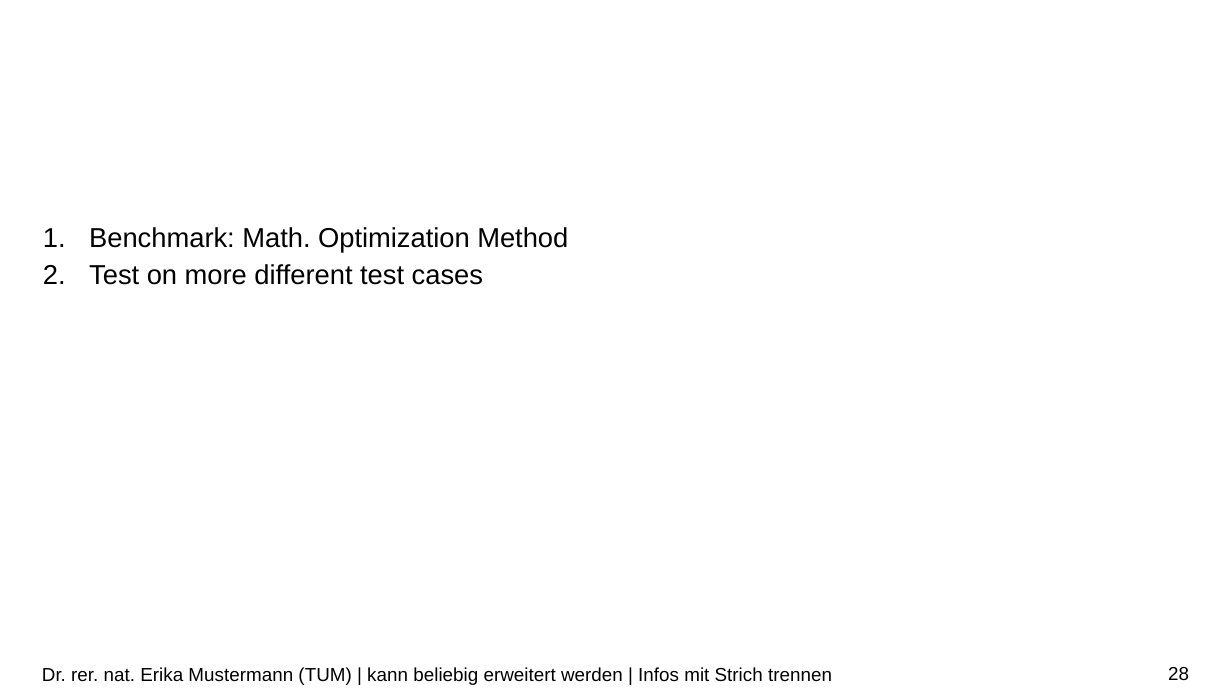
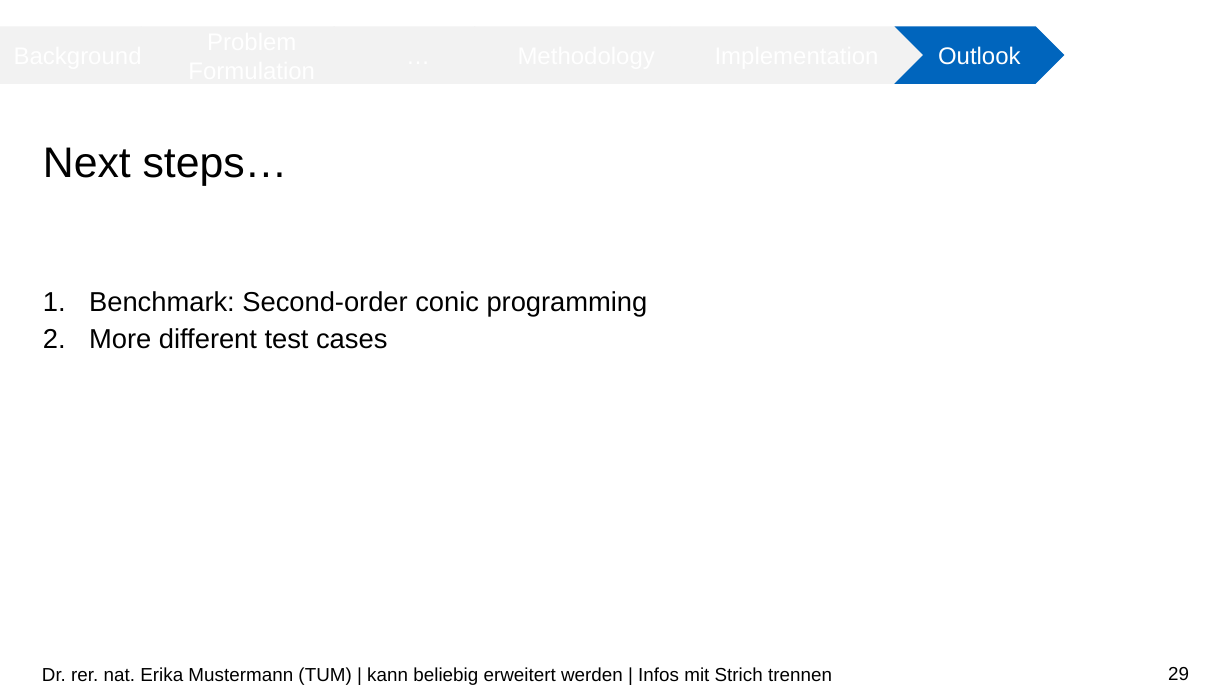
Before and after one commit to chialingyang7718/RL_OPF_EVaware, a slide deck: slide 29 of Mid-term Presentation.pptx (slide 28 before the commit). Drawn at 1232x693 pixels with LibreOffice and Linux fonts; fonts in the diff are those of the drawing; background and template pictures are left out. Boxes give left, top, right and bottom in pixels: in the first picture for what was removed or moved away, otherwise in the second. Text is boxed around its words. In the diff, an @@ line names an element or a change of style, - is before the commit and + after.

```diff
--- a/Mid-term Presentation.pptx
+++ b/Mid-term Presentation.pptx
@@ chevron added at [669,26,924,84], fill #F2F2F2, 14 pt, text #FFFFFF @@
+Implementation
@@ chevron added at [894,26,1064,84], fill #0065BD, 14 pt, text #FFFFFF @@
+Outlook
@@ title added at [43,147,288,185], 25 pt, text #000000 @@
+Next steps…
@@ text at [89,291,648,349]: text changed @@
-1. Benchmark: Math. Optimization Method
-2. Test on more different test cases
+1. Benchmark: Second-order conic programming
+2. More different test cases
@@ page number at [1168,667,1189,680]: text changed @@
-28
+29
```
Also in this commit, not shown: 17 other slides changed, 2 slides added, 1 slide removed.
